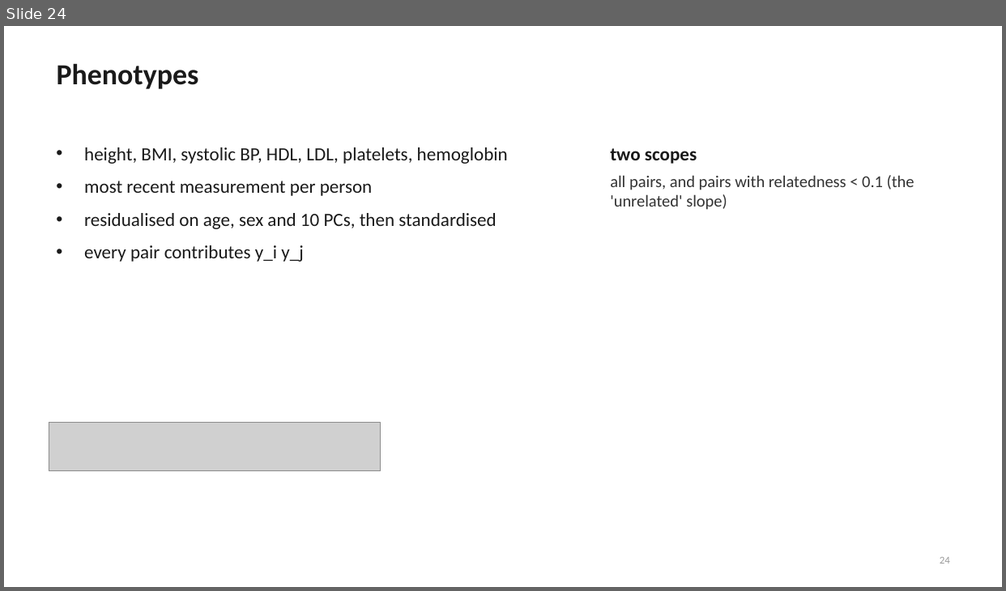
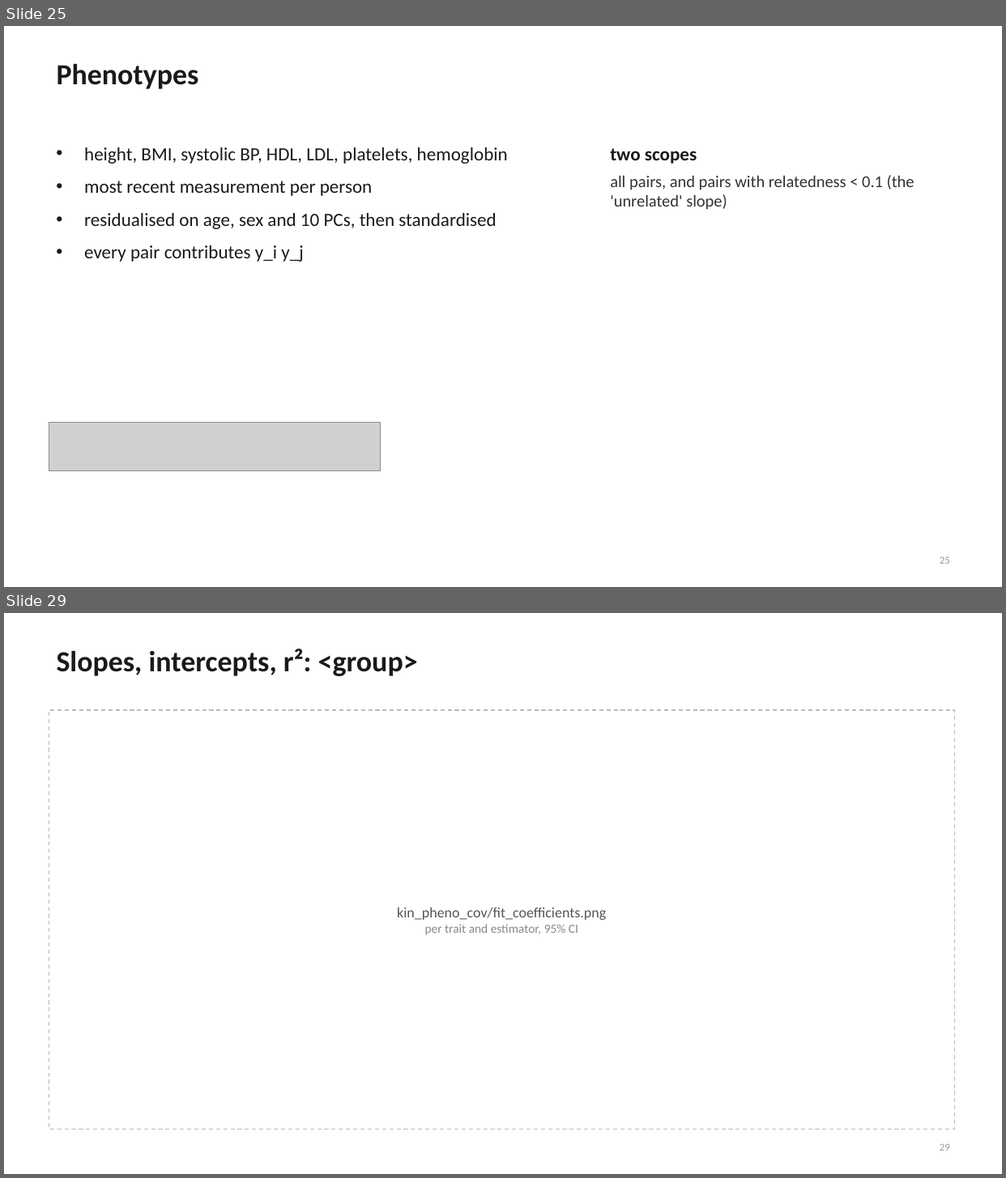
Before and after one commit to mkiravn/aou-covariance, a slide deck: slides/relatedness_scaffold.pptx. Shown one above the other, each under a label of ours: slide 24 before the commit, slides 25 and 29 after it; the slides between them are not shown. The pictures are 1006x591 and 1006x1178 pixels, drawn with LibreOffice and Linux fonts; fonts in the diff are those of the drawing; grey boxes stand for pictures. Boxes give left, top, right and bottom in pixels: in the first picture for what was removed or moved away, otherwise in the second. Text is boxed around its words. In the diff, an @@ line names an element or a change of style, - is before the commit and + after.

```diff
--- a/slides/relatedness_scaffold.pptx
+++ b/slides/relatedness_scaffold.pptx
@@ slide 29 added at <box>4,613,1002,1174</box>, background #FFFFFF @@
@@ title added at <box>57,649,418,676</box>, 28 pt, text #1A1A1A, bold @@
+Slopes, intercepts, r²: <group>
@@ rectangle added at <box>49,710,955,1130</box>, fill #FFFFFF, outline #BBBBBB 1 pt dashed @@
@@ text added at <box>397,907,606,935</box>, 14 pt, text #555555 @@
+kin_pheno_cov/fit_coefficients.png
+per trait and estimator, 95% CI
@@ page number added at <box>940,1144,950,1151</box>, 10 pt, text #999999 @@
+29
@@ what was slide 24 is now slide 25 @@
@@ page number at <box>940,557,950,564</box>: text changed @@
-24
+25
```
Also in this commit, not shown: 10 slides changed, 2 other slides added, 2 other files.
